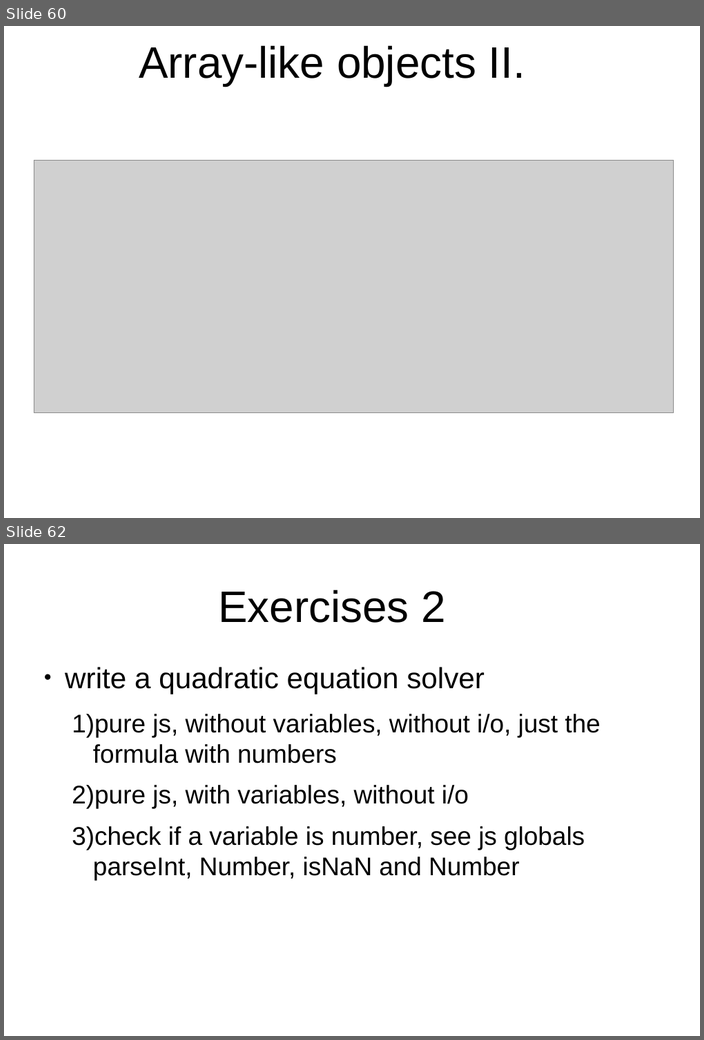
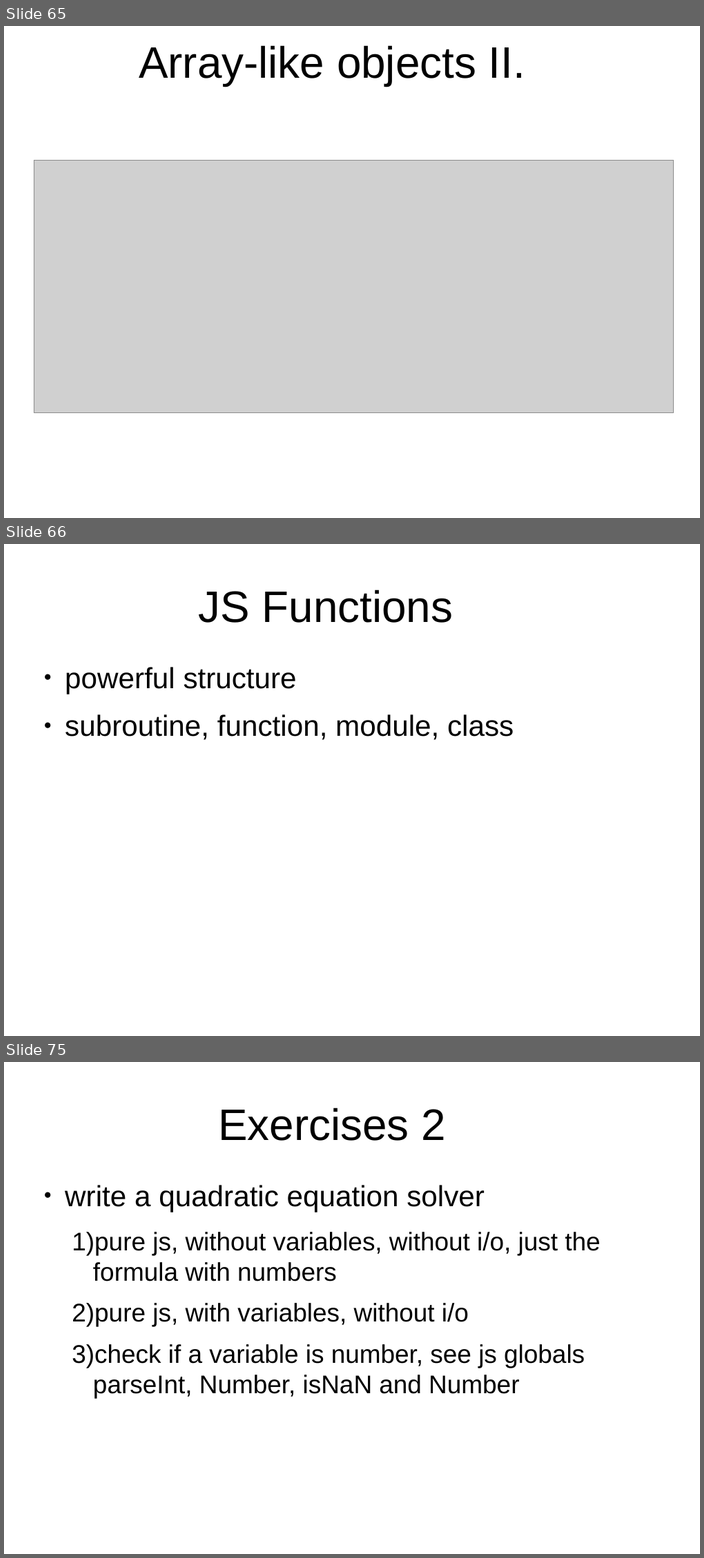
Before and after one commit to peterborkuti/other, a slide deck: JavaScriptBasics/jsbasics-slide.odp. Shown one above the other, each under a label of ours: slides 60 and 62 before the commit, slides 65, 66 and 75 after it; the slides between them are not shown. The pictures are 704x1040 and 704x1558 pixels, drawn with LibreOffice and Linux fonts; fonts in the diff are those of the drawing; grey boxes stand for pictures; background and template pictures are left out. Boxes give left, top, right and bottom in pixels: in the first picture for what was removed or moved away, otherwise in the second. Text is boxed around its words. In the diff, an @@ line names an element or a change of style, - is before the commit and + after.

```diff
--- a/JavaScriptBasics/jsbasics-slide.odp
+++ b/JavaScriptBasics/jsbasics-slide.odp
@@ slide 66 added at (4,544,700,1036), background #FFFFFF @@
@@ title added at (199,590,452,623), 53.3 pt, text #000000 @@
+JS Functions
@@ text added at (65,667,513,740), 35.3 pt, text #000000 @@
+● powerful structure
+● subroutine, function, module, class
@@ what was slide 60 is now slide 65 @@
@@ what was slide 62 is now slide 75 @@
```
Also in this commit, not shown: 13 other slides added, 1 slide removed, 4 other files.
